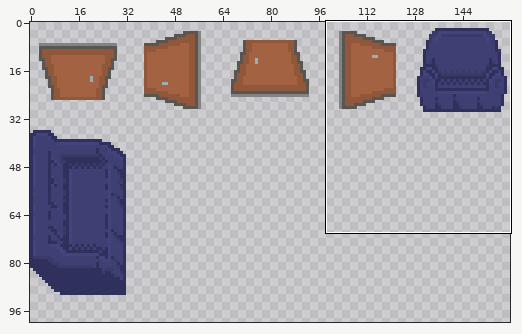
Sprite sheet, stored at assets/images/objects/indoor-forniture.png. The first picture is a wide view before the edit; the outline marks the close-up.
Close-up. Before:
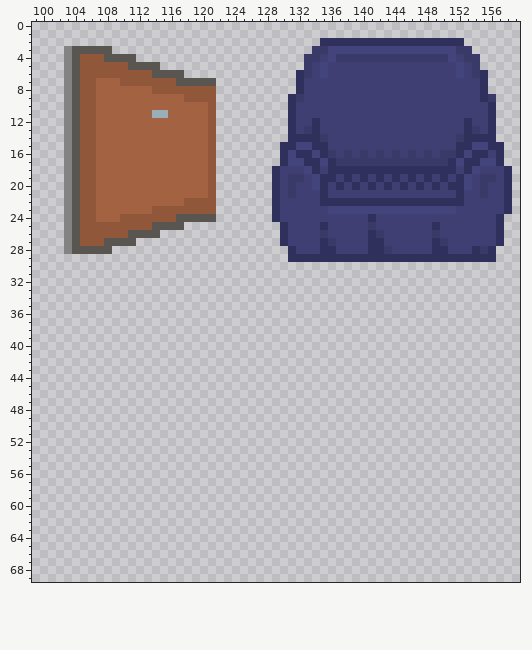
The file is 160x160 pixels. Colours within 5 levels of each other are drawn and written as one. Shown: x 99..159, y 0..69. The wide view leaves out empty margins. The commit also changed other parts of the picture, which this record leaves out.
After the commit:
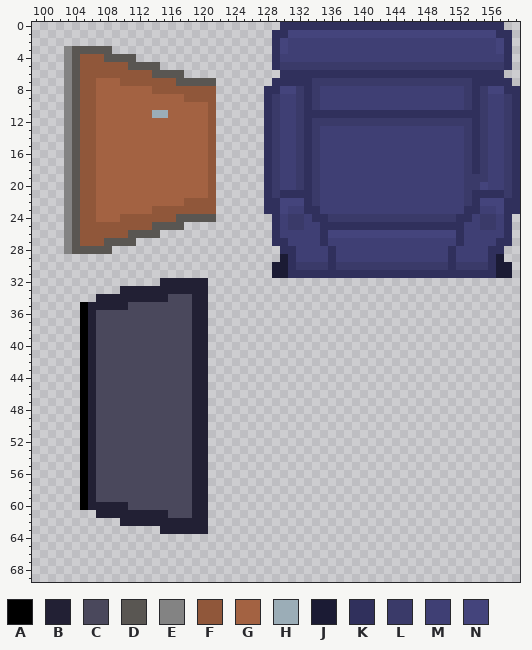
Palette (. is transparent): A #000000  B #222034  C #4a485c  D #595652  E #838383  F #90573a  G #a36242  H #9badb7  J #1b1b34  K #30305c  L #3a3a69  M #3f3f74  N #44447c
The exact change:
Changed rows in their new state; - is an unchanged pixel.
first column x 105:
 0 -------------------------KKKKKKKKKKKKKKKKKKKKKKKKKKKK--
 1 ------------------------KKNNNNNNNNNNNNNNNNNNNNNNNNNNKK-
 2 ------------------------KNMMMMMMMMMMMMMMMMMMMMMMMMMMNK-
 3 ------------------------KNMMMMMMMMMMMMMMMMMMMMMMMMMMNK-
 4 ------------------------KMMMMM-MMMMMMMMMMMMMMMM-MMMMMK-
 5 ------------------------KLLL-LLLLLLLLLLLLLLLLLLLL-LLLK-
 6 -------------------------KK-KKKKKKKKKKKKKKKKKKKKKK-KK--
 7 ------------------------KKK-KLLLLLLLLLLLLLLLLLLLLK-KKK-
 8 -----------------------KKNNLKL------------------LKLNNKK
 9 -----------------------KLMM-KL------------------LKLMMLK
10 -----------------------KLMMLKL------------------LKLMMLK
11 -----------------------KLMMLKKKKKKKKKKKKKKKKKKKKKKLMMLK
12 -----------------------KLMMLKLLLLLLLLLLLLLLLLLLLLKLMMLK
13 -----------------------KLMMLKL------------------LKLMMLK
14 -----------------------KLMML-LM----------------ML-LMMLK
15 -----------------------KLMMLKLM----------------MLKLMMLK
16 -----------------------KLMML-LMM-M-M-M-M-M-M-MMML-L-MLK
17 -----------------------KLMML-LMMMMMMMMMMMMMMMMMML-LMMLK
18 -----------------------KL--LKL-MMMMMMMMMMMMMMMM-LKL--LK
19 -----------------------KL-M-KLMM-M-M-M-M-M-M-M-MLL-M-LK
20 -----------------------KL-MLKLM-M-M-M-M-M-M-M-MMLLN--LK
21 -----------------------KLKKKKLM----------------MLKKKKLK
22 -----------------------K-NNNKLMMMMMMMMMMMMMMMMMMLKNNN-K
23 -----------------------K-N--KK-MMMMMMMMMMMMMMMM-KK--N-K
24 --------------------------LL-KKLLLLLLLLLLLLLLLLKK-LLMK-
25 ------------------------KMLL---KKKKKKKKKKKKK-KKK--LLMK-
26 ------------------------KM----KNNNNNNNNNNNNNNNNK----MK-
27 ------------------------K------M----MM------MM-K-----K-
28 -------------------------K----M-----MMM-----MMK--MM-K--
29 -------------------------J-MMMM-MMMMMMMMMMMMMM-MMMM-J--
30 ------------------------JJKLLLLKLLLLLLLLLLLLLLKLLLLKJJ-
31 ------------------------JJKKKKKKKKKKKKKKKKKKKKKKKKKKJJ-
32 ----------BBBBBB---------------------------------------
33 -----BBBBBBBBBBB---------------------------------------
34 --BBBBBBBBBCCCBB---------------------------------------
35 ABBBBBCCCCCCCCBB---------------------------------------
36 ABCCCCCCCCCCCCBB---------------------------------------
37 ABCCCCCCCCCCCCBB---------------------------------------
38 ABCCCCCCCCCCCCBB---------------------------------------
39 ABCCCCCCCCCCCCBB---------------------------------------
40 ABCCCCCCCCCCCCBB---------------------------------------
41 ABCCCCCCCCCCCCBB---------------------------------------
42 ABCCCCCCCCCCCCBB---------------------------------------
43 ABCCCCCCCCCCCCBB---------------------------------------
44 ABCCCCCCCCCCCCBB---------------------------------------
45 ABCCCCCCCCCCCCBB---------------------------------------
46 ABCCCCCCCCCCCCBB---------------------------------------
47 ABCCCCCCCCCCCCBB---------------------------------------
48 ABCCCCCCCCCCCCBB---------------------------------------
49 ABCCCCCCCCCCCCBB---------------------------------------
50 ABCCCCCCCCCCCCBB---------------------------------------
51 ABCCCCCCCCCCCCBB---------------------------------------
52 ABCCCCCCCCCCCCBB---------------------------------------
53 ABCCCCCCCCCCCCBB---------------------------------------
54 ABCCCCCCCCCCCCBB---------------------------------------
55 ABCCCCCCCCCCCCBB---------------------------------------
56 ABCCCCCCCCCCCCBB---------------------------------------
57 ABCCCCCCCCCCCCBB---------------------------------------
58 ABCCCCCCCCCCCCBB---------------------------------------
59 ABCCCCCCCCCCCCBB---------------------------------------
60 ABBBBBCCCCCCCCBB---------------------------------------
61 --BBBBBBBBBCCCBB---------------------------------------
62 -----BBBBBBBBBBB---------------------------------------
63 ----------BBBBBB---------------------------------------
Where, in picture pixels (left, top, right, bottom), the same in both close-ups:
changed: (264, 22, 520, 278)
added: (80, 278, 208, 534)
